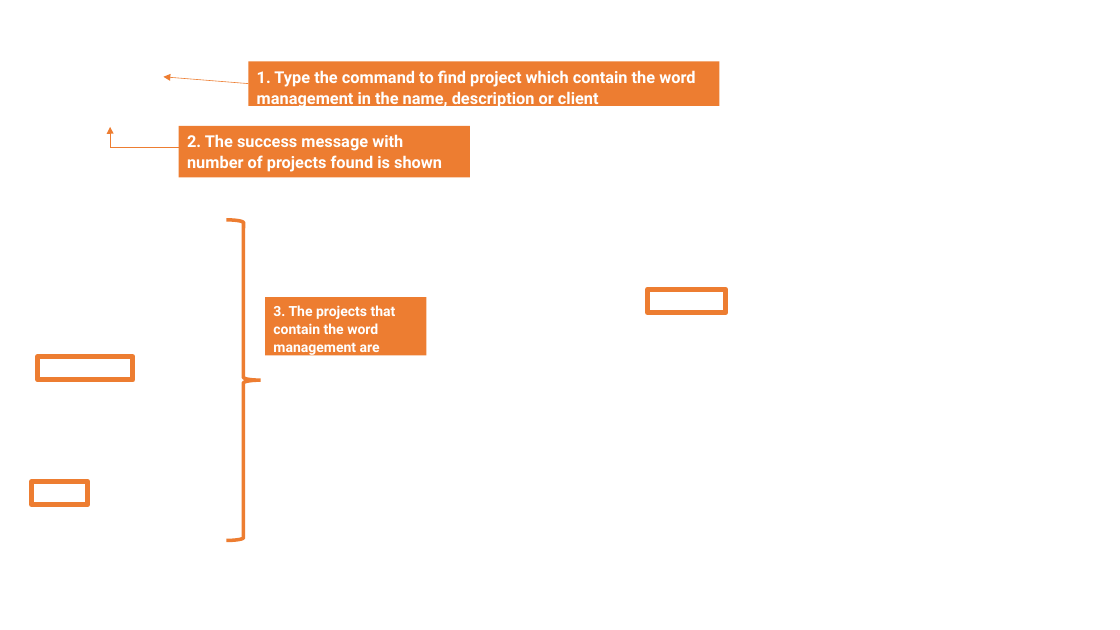
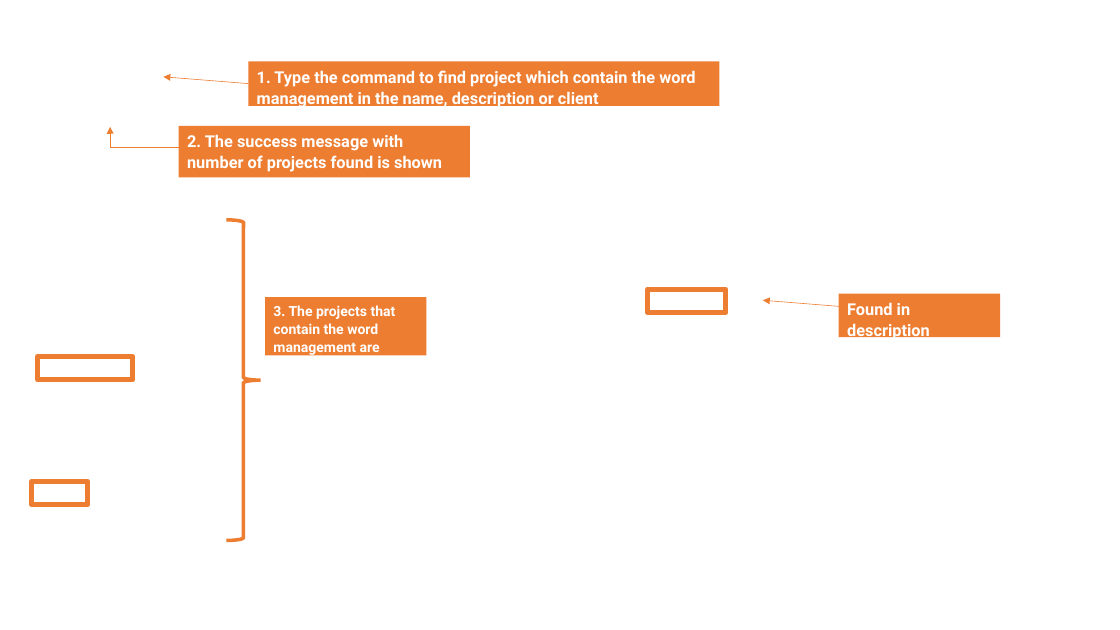
Before and after one commit to shunnizuka/main, a slide deck: slide 10 of docs/diagrams/Shune'sCommand.pptx. Drawn at 1120x630 pixels with LibreOffice and Linux fonts; fonts in the diff are those of the drawing; background and template pictures are left out. Boxes give left, top, right and bottom in pixels: in the first picture for what was removed or moved away, otherwise in the second. Text is boxed around its words. In the diff, an @@ line names an element or a change of style, - is before the commit and + after.

```diff
--- a/docs/diagrams/Shune'sCommand.pptx
+++ b/docs/diagrams/Shune'sCommand.pptx
@@ rectangle added at [839,294,1000,338], fill #ED7D31, 14 pt, text #FFFFFF, bold @@
+Found in description
@@ arrow added from (848, 308) to (763, 300), #ED7D31 0.5 pt @@
```
Also in this commit, not shown: 2 other files.
